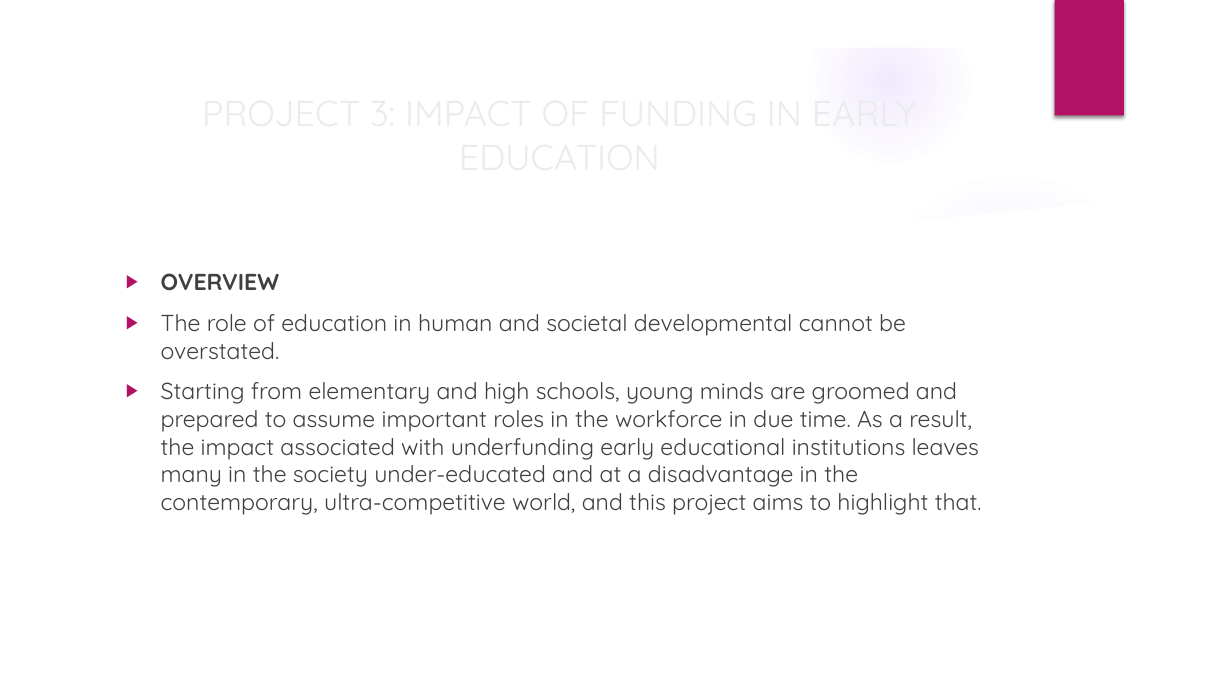
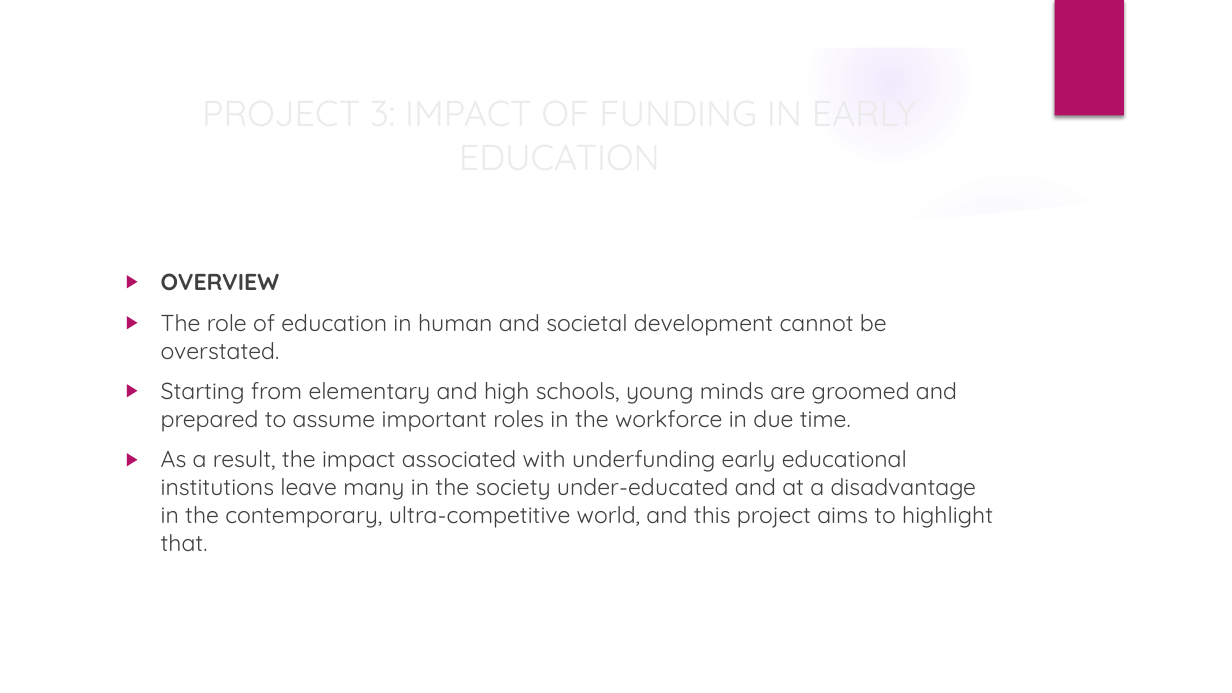
Before and after one commit to judesgit/GA-Data_Science, a slide deck: slide 8 of Final Project Proposals.pptx. Drawn at 1232x693 pixels with LibreOffice and Linux fonts; fonts in the diff are those of the drawing; background and template pictures are left out. Boxes give left, top, right and bottom in pixels: in the first picture for what was removed or moved away, otherwise in the second. Text is boxed around its words. In the diff, an @@ line names an element or a change of style, - is before the commit and + after.

Commit message:
Final Project Proposals v3

```diff
--- a/Final Project Proposals.pptx
+++ b/Final Project Proposals.pptx
@@ text at box(161, 314, 993, 551): text changed @@
-▶ The role of education in human and societal developmental cannot be overstated.
-▶ Starting from elementary and high schools, young minds are groomed and prepared to assume important roles in the workforce in due time. As a result, the impact associated with underfunding early educational institutions leaves many in the society under-educated and at a disadvantage in the contemporary, ultra-competitive world, and this project aims to highlight that.
+▶ The role of education in human and societal development cannot be overstated.
+▶ Starting from elementary and high schools, young minds are groomed and prepared to assume important roles in the workforce in due time.
+▶ As a result, the impact associated with underfunding early educational institutions leave many in the society under-educated and at a disadvantage in the contemporary, ultra-competitive world, and this project aims to highlight that.
```
Also in this commit, not shown: 1 other file.
